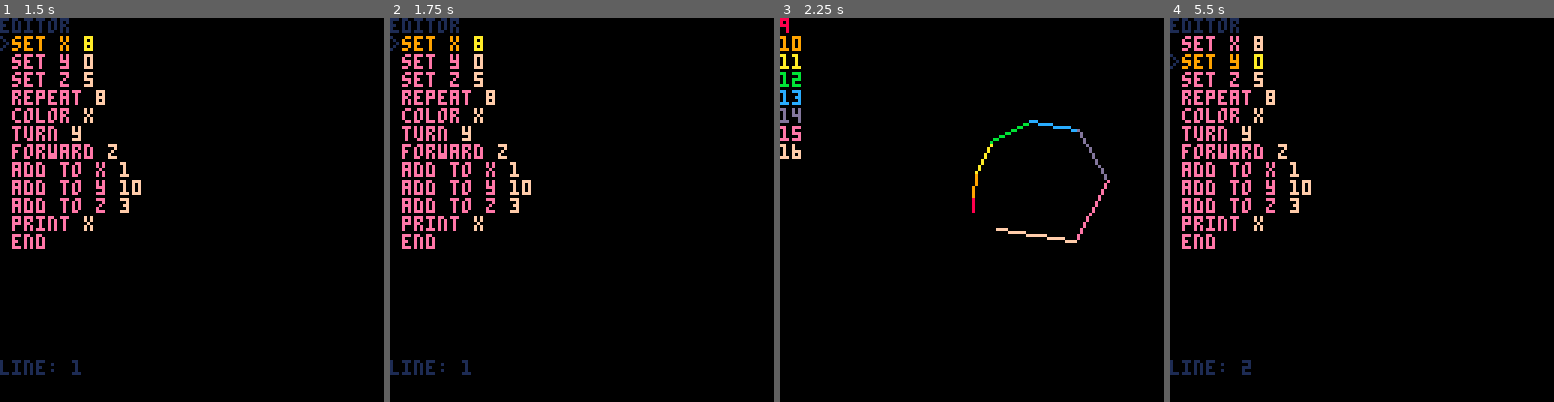
Above: before the commit, frames 1-4 (left to right).
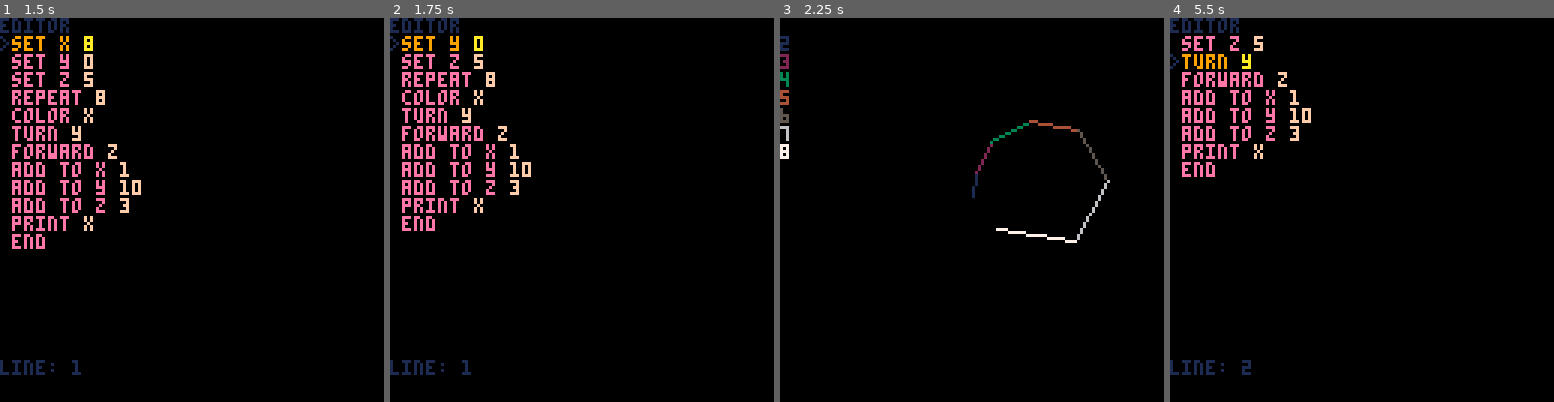
Above: after the commit, the same moments.

Repository: eduvf/PICO-8-experiments
Game: PICO-8 cartridge code.p8
Same seed, same stepped clock (60 frames per second), same inputs: the game is played once before the commit and once after it.
Inputs:
- Up to frame 1 (1.5 s): tap X (X key) at 0.33, 1.07 s; tap O (Z key) at 0.7 s
- Up to frame 2 (1.75 s): tap O (Z key) at 1.7 s
- Up to frame 3 (2.25 s): tap X (X key) at 1.85 s; tap O (Z key) at 2.1 s; hold Up from 2.15 s (still down)
- Up to frame 4 (5.5 s): release Up at 2.42 s; tap O (Z key) every 0.4 s from 2.5 to 5.3 s; tap X (X key) at 2.97, 4.08, 5.2 s; hold Down 3.63-3.97 s; hold Up 4.73-5.03 s

Frame 1 is identical in both runs. In frame 2, 3.0% of the frame differs, in the area x 3-37%, y 6-61%; in frame 3, 1.8%; in frame 4, 4.3%, in the area x 3-37%, y 4-61%.

Commit message:
cursor action delete

Diff:
--- a/code.p8
+++ b/code.p8
@@ -18,7 +18,11 @@
   }
   editor = true
   cursor = {
-    line = 1
+    line = 1,
+    action = 'delete'
+  }
+  actions = {
+    delete = editor_delete
   }
   reset()
 end
@@ -36,6 +40,9 @@
     end
     if btnp(3) then
       cursor.line = mid(1, cursor.line + 1, #code)
+    end
+    if btnp(4) then
+      actions[cursor.action]()
     end
   end
 end
@@ -59,6 +66,10 @@
     color(1)
     print('line: '..cursor.line)
   end
+end
+
+function editor_delete()
+  deli(code, cursor.line)
 end
 
 function reset()
